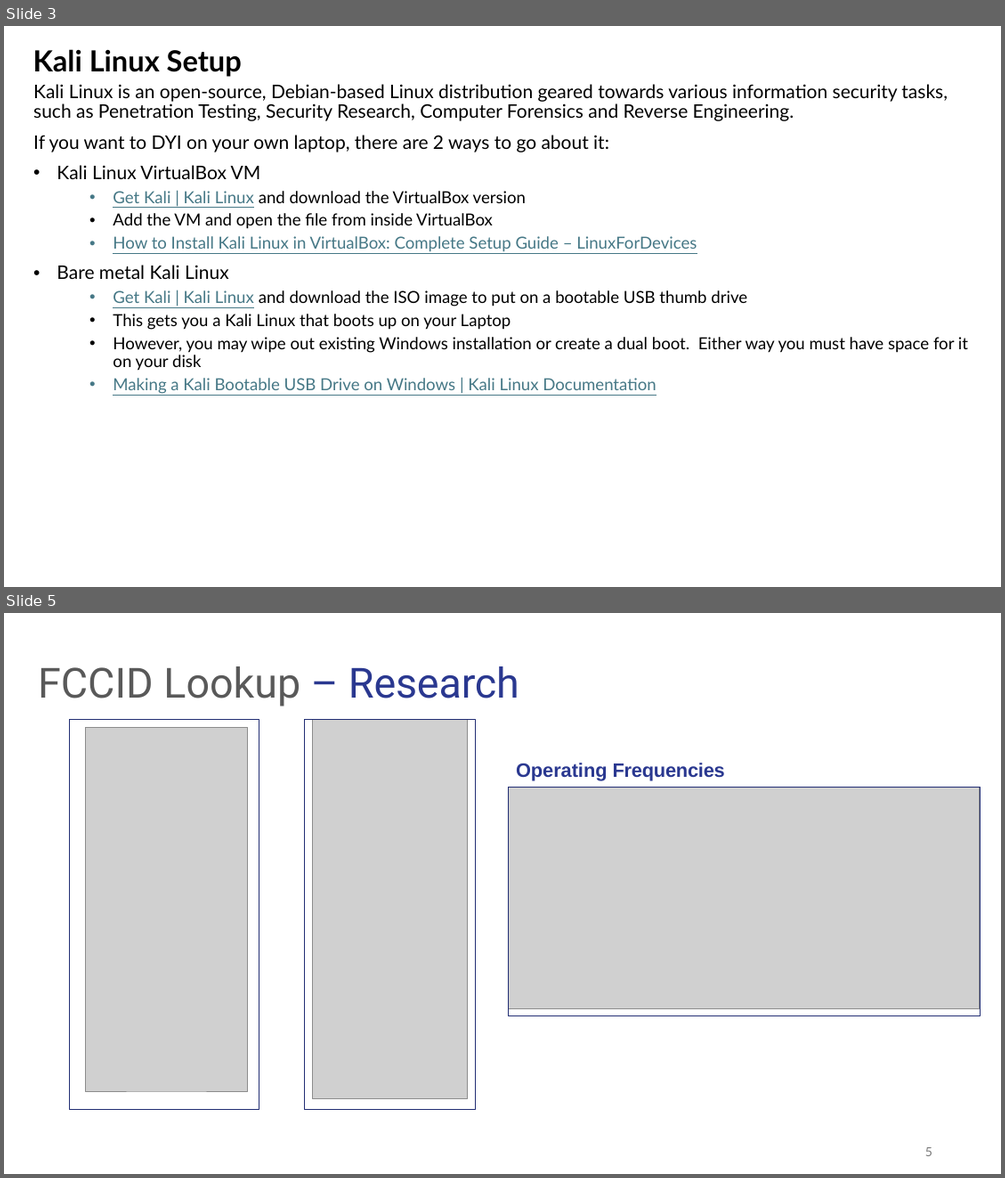
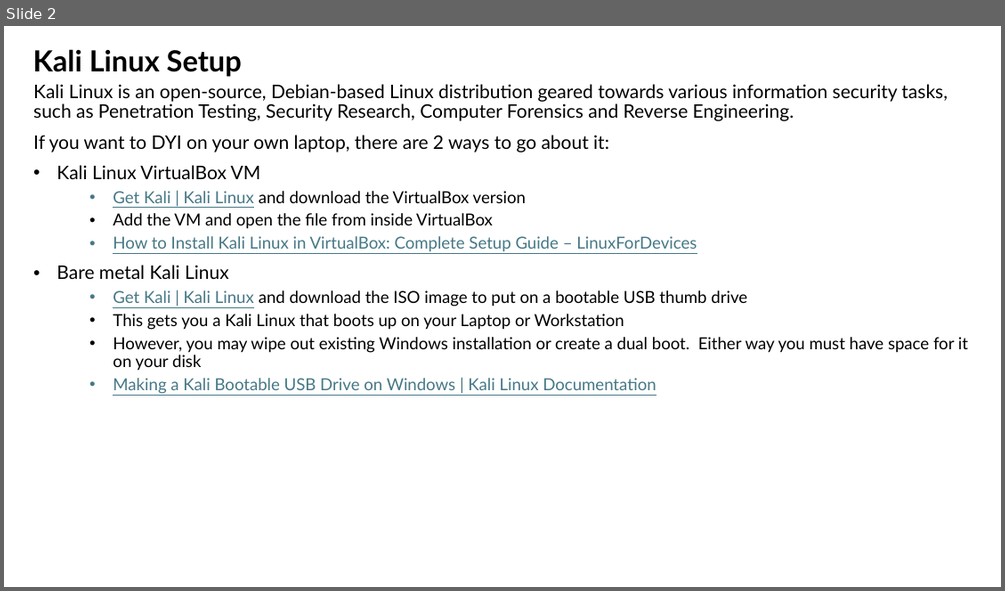
Before and after one commit to nprobert/AutoISAC-ACT-AdvWireless, a slide deck: ACT AdvancedWireless 2026 - Setup.pptx. Shown one above the other, each under a label of ours: slides 3 and 5 before the commit, slide 2 after it; the slides between them are not shown. The pictures are 1005x1178 and 1005x591 pixels, drawn with LibreOffice and Linux fonts; fonts in the diff are those of the drawing; grey boxes stand for pictures. Boxes give left, top, right and bottom in pixels: in the first picture for what was removed or moved away, otherwise in the second. Text is boxed around its words. In the diff, an @@ line names an element or a change of style, - is before the commit and + after.

```diff
--- a/ACT AdvancedWireless 2026 - Setup.pptx
+++ b/ACT AdvancedWireless 2026 - Setup.pptx
@@ slide 5 removed at <box>4,613,1001,1174</box>, background #FFFFFF @@
@@ text removed at <box>38,666,519,706</box> @@
-FCCID Lookup – Research
@@ freeform shape removed at <box>69,719,259,1110</box> @@
@@ freeform shape removed at <box>305,719,475,1110</box> @@
@@ picture removed at <box>86,728,248,1091</box> @@
@@ picture removed at <box>313,720,468,1099</box> @@
@@ text removed at <box>516,763,725,781</box> @@
-Operating Frequencies
@@ freeform shape removed at <box>508,787,979,1015</box> @@
@@ picture removed at <box>509,787,979,1008</box> @@
@@ page number removed at <box>925,1147,932,1156</box> @@
-5
@@ what was slide 3 is now slide 2 @@
@@ slide 2 changed as well @@
@@ text at <box>113,313,624,329</box>: text changed @@
-  • This gets you a Kali Linux that boots up on your Laptop
+  • This gets you a Kali Linux that boots up on your Laptop or Workstation
```
Also in this commit, not shown: 1 other slide changed, 4 other slides removed, 1 other file.
